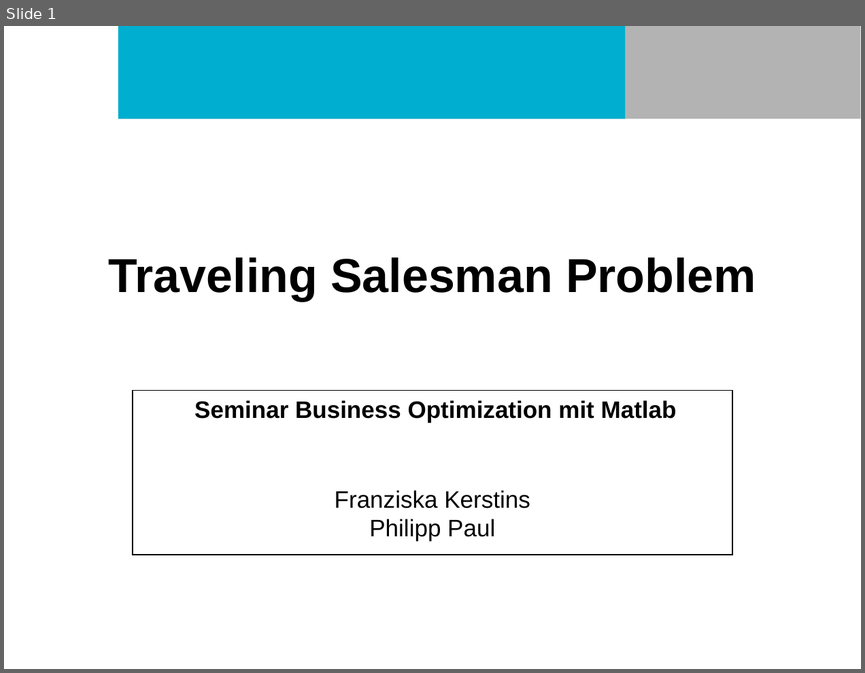
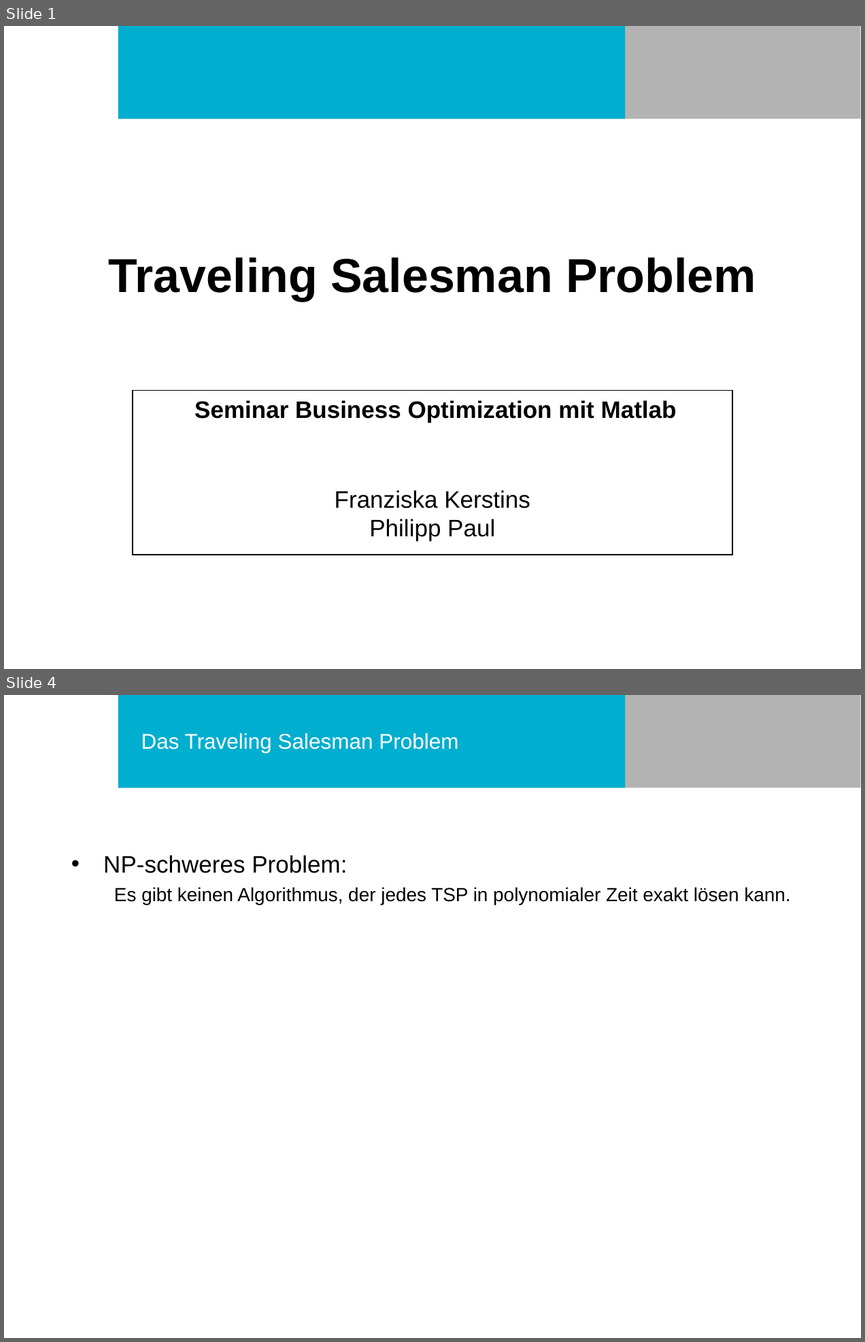
Before and after one commit to philurlaub/matlab2016, a slide deck: Präsentation.ppt. Shown one above the other, each under a label of ours: slide 1 before the commit, slides 1 and 4 after it; the slides between them are not shown. The pictures are 865x673 and 865x1342 pixels, drawn with LibreOffice and Linux fonts; fonts in the diff are those of the drawing; background and template pictures are left out. Boxes give left, top, right and bottom in pixels: in the first picture for what was removed or moved away, otherwise in the second. Text is boxed around its words. In the diff, an @@ line names an element or a change of style, - is before the commit and + after.

```diff
--- a/Präsentation.ppt
+++ b/Präsentation.ppt
@@ slide 4 added at (4, 695, 861, 1338), background #FFFFFF; not listed: 2 template elements that a slide beside it also shows @@
@@ title added at (141, 733, 458, 753), 18 pt, text #FFFFFF @@
+Das Traveling Salesman Problem
@@ text added at (103, 855, 790, 904), 16 pt, text #000000 @@
+• NP-schweres Problem:
+  Es gibt keinen Algorithmus, der jedes TSP in polynomialer Zeit exakt lösen kann.
```
Also in this commit, not shown: 16 other slides added, 2 other files.
